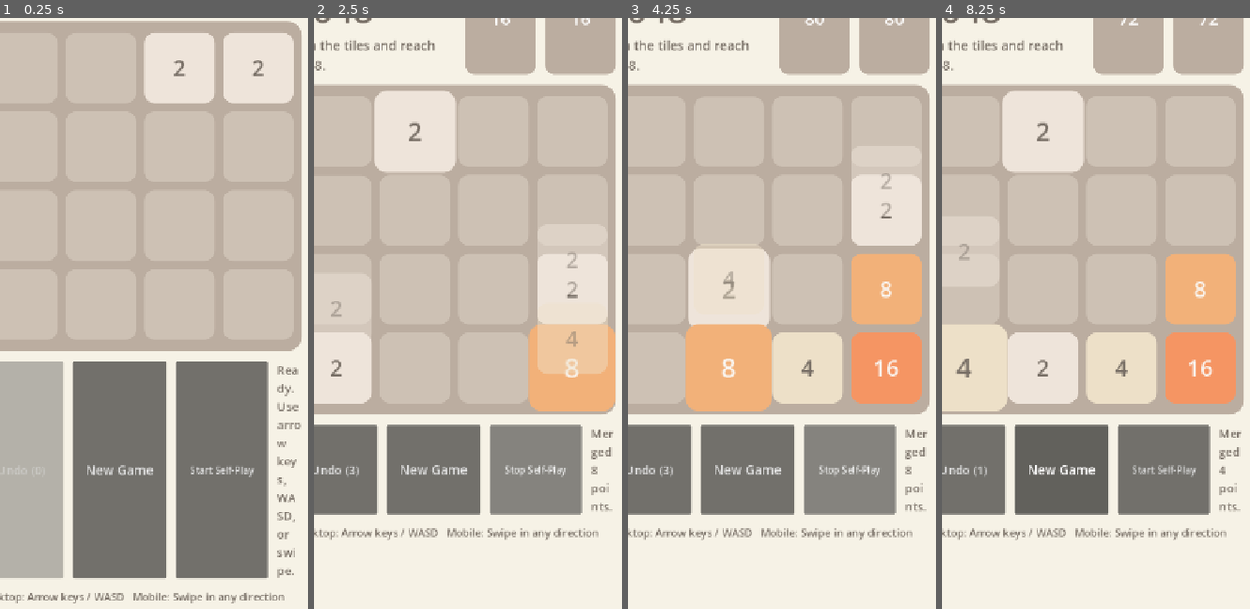
Above: before the commit, frames 1-4 (left to right).
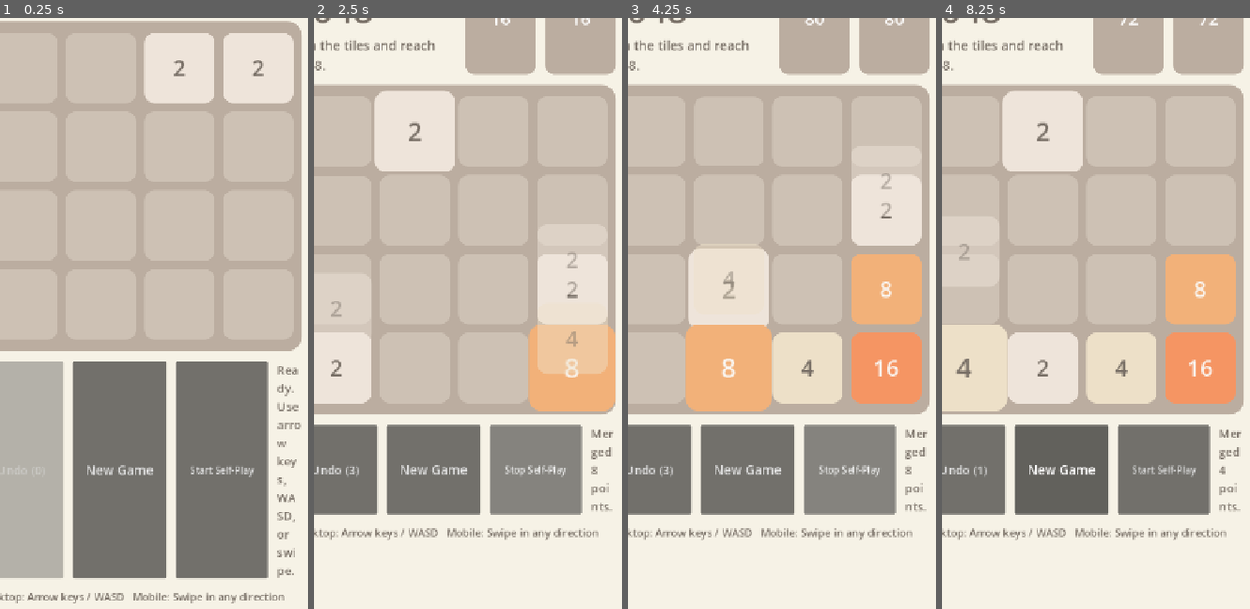
Above: after the commit, the same moments.

Repository: Piping/2048
Game: Godot game, scene res://scenes/main.tscn
The game is run twice, just before and just after one commit, with the same random seed, the same clock (stepped at 60 frames per second) and the same inputs.
Inputs (mouse positions are in pixels of both pictures, inside the frame that each line leads up to):
- Up to frame 1 (0.25 s): no input
- Up to frame 2 (2.5 s): click "New Game" at 0.5 s; click "New Game" at 1.25 s; click "Start Self-Play" at 2 s
- Up to frame 3 (4.25 s): click "Stop Self-Play" at 2.75 s; click "Start Self-Play" at 3.5 s
- Up to frame 4 (8.25 s): click "Stop Self-Play" at 4.25 s; click "Undo (3)" at 5 s; click "Undo (2)" at 5.75 s; click "Undo (1)" at 6.5 s; tap Enter at 7.25 s; move the mouse to (1246, 354) at 7.27 s; hold D (move_right) 7.28-8 s; click (1246, 354) at 7.42 s; tap Space at 8 s; drag from (1068, 431) to (1132, 543) at 8.02 s

The runs differ from the first frame. In frame 2, 0.1% of the frame differs, in the area x 23-47%, y 14-27%; in frame 3, 0.1%; in frame 4, 0.1%.

Commit message:
add build script and better arch

Diff:
--- a/scripts/board_view.gd
+++ b/scripts/board_view.gd
@@ -29,6 +29,7 @@
 		tile.name = "Tile%d" % index
 		tile.custom_minimum_size = Vector2(120, 120)
 		tile.mouse_filter = Control.MOUSE_FILTER_IGNORE
+		tile.clip_contents = true
 
 		var fx_layer = ColorRect.new()
 		fx_layer.visible = false
@@ -47,13 +48,14 @@
 		label.size_flags_horizontal = Control.SIZE_EXPAND_FILL
 		label.size_flags_vertical = Control.SIZE_EXPAND_FILL
 		label.mouse_filter = Control.MOUSE_FILTER_IGNORE
+		label.z_index = 3
 		tile.add_child(label)
 
 		var fx_sprite = TextureRect.new()
 		fx_sprite.visible = false
 		fx_sprite.mouse_filter = Control.MOUSE_FILTER_IGNORE
 		fx_sprite.expand_mode = TextureRect.EXPAND_IGNORE_SIZE
-		fx_sprite.stretch_mode = TextureRect.STRETCH_SCALE
+		fx_sprite.stretch_mode = TextureRect.STRETCH_KEEP_ASPECT_CENTERED
 		fx_sprite.z_index = 2
 		tile.add_child(fx_sprite)
 
--- a/scripts/game_2048.gd
+++ b/scripts/game_2048.gd
@@ -5,7 +5,7 @@
 const GRID_SIZE := 4
 const CELL_COUNT := GRID_SIZE * GRID_SIZE
 const TARGET_VALUE := 2048
-const SELF_PLAY_STOP_VALUE := 512
+const SELF_PLAY_STOP_VALUE := 2048
 const SAVE_PATH := "user://save.cfg"
 const SWIPE_THRESHOLD := 72.0
 const MAX_UNDO_STEPS := 3
@@ -413,7 +413,7 @@
 		return
 	self_play_running = true
 	_update_self_play_button()
-	_update_status("Self-play running. It will stop at 512.")
+	_update_status("Self-play running. It will stop at 2048.")
 	_schedule_self_play_step()
 
 
--- a/scripts/self_play_agent.gd
+++ b/scripts/self_play_agent.gd
@@ -15,7 +15,7 @@
 		if not result["moved"]:
 			continue
 		var candidate_board: Array[int] = result["board"]
-		var candidate_score = _evaluate_board_state(candidate_board, board_model)
+		var candidate_score = _evaluate_board_state(candidate_board, board_model, result)
 		if candidate_score > best_score:
 			best_score = candidate_score
 			best_direction = direction
@@ -23,13 +23,15 @@
 	return best_direction
 
 
-func _evaluate_board_state(candidate_board: Array[int], board_model) -> float:
+func _evaluate_board_state(candidate_board: Array[int], board_model, move_result: Dictionary) -> float:
 	var empties := 0
 	var monotonicity := 0.0
 	var smoothness := 0.0
 	var merge_potential := 0.0
 	var bottom_row_bonus := 0.0
 	var right_column_bonus := 0.0
+	var merged_tile_value_bonus := 0.0
+	var blockage_penalty := 0.0
 	for index in CELL_COUNT:
 		if candidate_board[index] == 0:
 			empties += 1
@@ -59,17 +61,27 @@
 		for idx in row_values.size() - 1:
 			if row_values[idx] >= row_values[idx + 1]:
 				monotonicity += float(row_values[idx])
+		blockage_penalty += _line_blockage_penalty(row_values)
 
 	for column in GRID_SIZE:
 		var column_values := _extract_column(candidate_board, column)
 		for idx in column_values.size() - 1:
 			if column_values[idx] >= column_values[idx + 1]:
 				monotonicity += float(column_values[idx])
+		blockage_penalty += _line_blockage_penalty(column_values)
 
 	var corner_bonus := 0.0
 	var max_value = board_model.max_value(candidate_board)
 	if candidate_board[CELL_COUNT - 1] == max_value:
 		corner_bonus = float(max_value) * 8.0
+
+	for merged_index in move_result.get("merged_indices", []):
+		if merged_index >= 0 and merged_index < candidate_board.size():
+			var merged_value := candidate_board[merged_index]
+			merged_tile_value_bonus += float(merged_value) * (2.4 + log(float(max(merged_value, 2))) / log(2.0) * 0.22)
+
+	var immediate_merge_gain := float(int(move_result.get("score_gain", 0)))
+	var immediate_max_tile := float(int(move_result.get("max_tile", 0)))
 
 	return (
 		float(empties) * 220.0
@@ -78,6 +90,10 @@
 		+ right_column_bonus * 0.26
 		+ monotonicity * 0.12
 		+ merge_potential * 0.4
+		+ immediate_merge_gain * 1.15
+		+ immediate_max_tile * 1.85
+		+ merged_tile_value_bonus * 1.35
+		- blockage_penalty * 1.1
 		+ smoothness * 0.02
 		+ float(max_value) * 0.75
 	)
@@ -95,3 +111,32 @@
 	for row in GRID_SIZE:
 		line.append(source_board[row * GRID_SIZE + column])
 	return line
+
+
+func _line_blockage_penalty(values: Array[int]) -> float:
+	var penalty := 0.0
+	for idx in values.size() - 2:
+		var left := values[idx]
+		var middle := values[idx + 1]
+		var right := values[idx + 2]
+		if left == 0 or middle == 0 or right == 0:
+			continue
+		if left != right:
+			continue
+		if left < 32:
+			continue
+		if middle >= left:
+			continue
+		var severity := float(left - middle)
+		penalty += severity * (1.4 + log(float(left)) / log(2.0) * 0.18)
+
+	for idx in values.size() - 1:
+		var current := values[idx]
+		var next := values[idx + 1]
+		if current < 64 or next == 0:
+			continue
+		if next >= current:
+			continue
+		penalty += float(current - next) * 0.22
+
+	return penalty
--- a/scripts/vfx_controller.gd
+++ b/scripts/vfx_controller.gd
@@ -67,13 +67,14 @@
 	fx_sprite.self_modulate = Color.WHITE
 	fx_sprite.scale = Vector2.ONE
 	fx_sprite.position = Vector2.ZERO
+	fx_sprite.pivot_offset = Vector2.ZERO
 
 	if value < high_level_glow_threshold:
 		return
 
 	var fire_material := ShaderMaterial.new()
 	fire_material.shader = TILE_FIRE_SHADER
-	var fire_intensity := 0.16 if value < 256 else (0.32 if value < fire_level_threshold else 0.55)
+	var fire_intensity := 0.10 if value < 256 else (0.18 if value < fire_level_threshold else 0.32)
 	var fire_tier := 1.0 if value < 256 else (2.0 if value < fire_level_threshold else 3.0)
 	fire_material.set_shader_parameter("intensity", fire_intensity)
 	fire_material.set_shader_parameter("tier", fire_tier)
@@ -88,11 +89,19 @@
 	fx_layer.visible = true
 	fx_layer.color = Color.WHITE
 	fx_layer.material = fire_material
-	if value >= 256:
-		fx_sprite.visible = true
-		fx_sprite.self_modulate = Color(1, 1, 1, 0.72) if value < fire_level_threshold else Color(1, 1, 1, 0.92)
-		fx_sprite.size = panel.size * (Vector2(1.06, 0.72) if value < fire_level_threshold else Vector2(1.18, 0.92))
-		fx_sprite.position = Vector2(panel.size.x * -0.03, panel.size.y * 0.38) if value < fire_level_threshold else Vector2(panel.size.x * -0.09, panel.size.y * 0.18)
+	if value < 256:
+		return
+
+	fx_sprite.visible = true
+	fx_sprite.material = _additive_material()
+	if value < fire_level_threshold:
+		fx_sprite.self_modulate = Color(1, 1, 1, 0.38)
+		fx_sprite.size = Vector2(panel.size.x * 1.04, panel.size.y * 0.42)
+		fx_sprite.position = Vector2(panel.size.x * -0.02, panel.size.y * 0.60)
+	else:
+		fx_sprite.self_modulate = Color(1, 1, 1, 0.56)
+		fx_sprite.size = Vector2(panel.size.x * 1.16, panel.size.y * 0.62)
+		fx_sprite.position = Vector2(panel.size.x * -0.08, panel.size.y * 0.42)
 
 
 func advance(delta: float, board: Array[int]) -> void:
@@ -135,6 +144,7 @@
 
 	var viewport_size := get_viewport().get_visible_rect().size
 	celebration_particles.position = Vector2(viewport_size.x * 0.5, viewport_size.y * 0.32)
+	celebration_particles.color = Color(1.0, 0.78, 0.24, 1.0)
 	celebration_particles.visible = true
 	celebration_particles.restart()
 	celebration_particles.emitting = true
@@ -268,15 +278,13 @@
 	var sprite := TextureRect.new()
 	sprite.texture = frames[0]
 	sprite.expand_mode = TextureRect.EXPAND_IGNORE_SIZE
-	sprite.stretch_mode = TextureRect.STRETCH_SCALE
+	sprite.stretch_mode = TextureRect.STRETCH_KEEP_ASPECT_CENTERED
 	sprite.size = size
 	sprite.position = center - size * 0.5
 	sprite.mouse_filter = Control.MOUSE_FILTER_IGNORE
 	sprite.self_modulate = Color(1, 1, 1, alpha)
 	if additive:
-		var additive_material := CanvasItemMaterial.new()
-		additive_material.blend_mode = CanvasItemMaterial.BLEND_MODE_ADD
-		sprite.material = additive_material
+		sprite.material = _additive_material()
 	animation_overlay.add_child(sprite)
 	_animate_sequence(sprite, frames, fps)
 
@@ -298,6 +306,12 @@
 func _queue_free_if_valid(node: Variant) -> void:
 	if is_instance_valid(node):
 		node.queue_free()
+
+
+func _additive_material() -> CanvasItemMaterial:
+	var material := CanvasItemMaterial.new()
+	material.blend_mode = CanvasItemMaterial.BLEND_MODE_ADD
+	return material
 
 
 func _set_shader_progress(progress: float, material: Variant) -> void:
Not shown, added: build.sh
